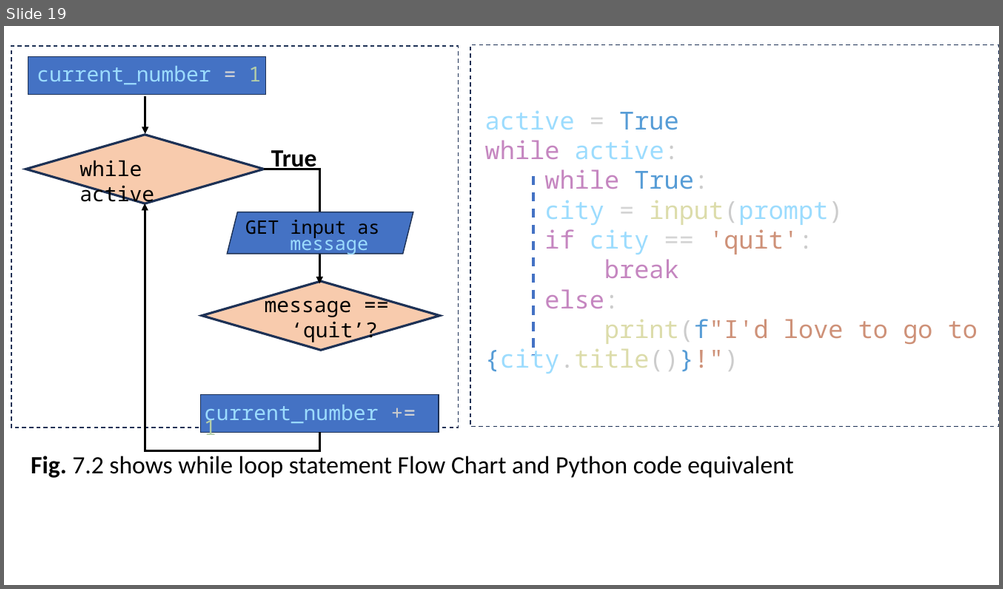
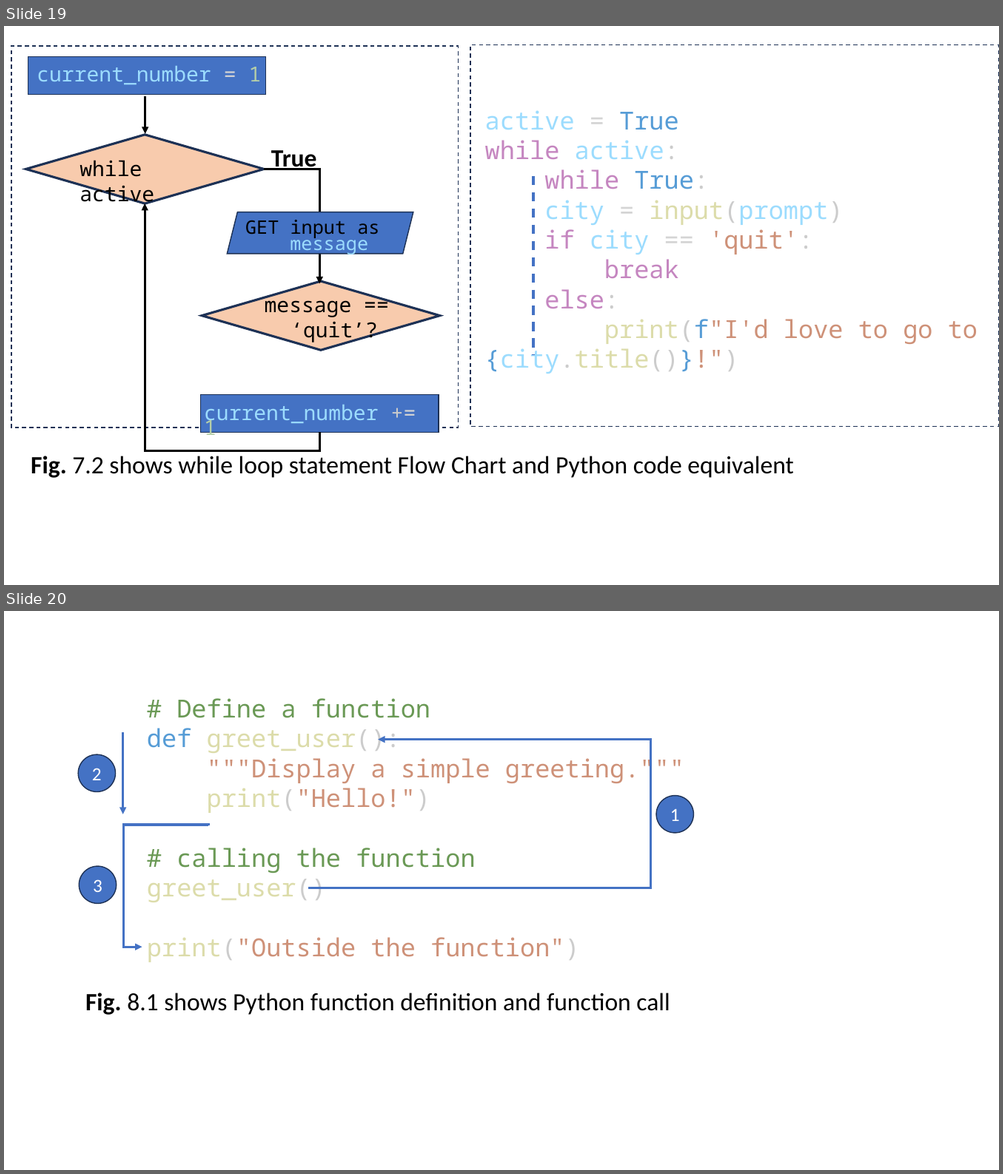
Before and after one commit to uzakariyya/python-programming-fellowship, a slide deck: assets/diagrams_pool.pptx. Shown one above the other, each under a label of ours: slide 19 before the commit, slides 19 and 20 after it. The pictures are 1003x589 and 1003x1174 pixels, drawn with LibreOffice and Linux fonts; fonts in the diff are those of the drawing. Boxes give left, top, right and bottom in pixels: in the first picture for what was removed or moved away, otherwise in the second. Text is boxed around its words. In the diff, an @@ line names an element or a change of style, - is before the commit and + after.

Commit message:
added other stuffs to functions

```diff
--- a/assets/diagrams_pool.pptx
+++ b/assets/diagrams_pool.pptx
@@ slide 20 added at (x1=4, y1=611, x2=999, y2=1170), background #FFFFFF @@
@@ text added at (x1=147, y1=698, x2=684, y2=963), 24 pt, text #CE9178 @@
+# Define a function
+def greet_user():
+"""Display a simple greeting."""
+print("Hello!")
+# calling the function
+greet_user()
+print("Outside the function")
@@ arrow added from (122, 732) to (122, 815), #4472C4 2.25 pt @@
@@ elbow arrow added from (308, 888) to (378, 739), #4472C4 2.25 pt @@
@@ ellipse added at (x1=78, y1=755, x2=115, y2=792), fill #4472C4, outline #1E3256 1 pt, 18 pt, text #FFFFFF @@
+2
@@ ellipse added at (x1=656, y1=796, x2=694, y2=833), fill #4472C4, outline #1E3256 1 pt, 18 pt, text #FFFFFF @@
+1
@@ elbow arrow added from (208, 826) to (142, 948), #4472C4 2.25 pt @@
@@ ellipse added at (x1=79, y1=866, x2=116, y2=903), fill #4472C4, outline #1E3256 1 pt, 18 pt, text #FFFFFF @@
+3
@@ text added at (x1=85, y1=993, x2=669, y2=1015), 24 pt, text #000000 @@
+Fig. 8.1 shows Python function definition and function call
```
Also in this commit, not shown: 1 other slide added, 7 other files.
